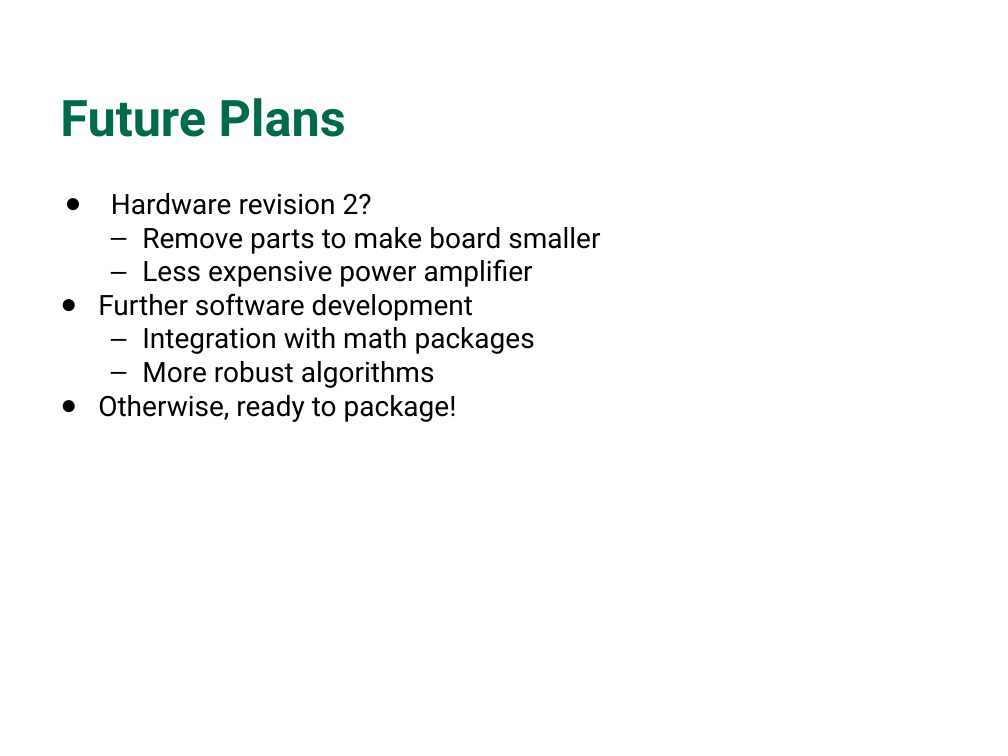
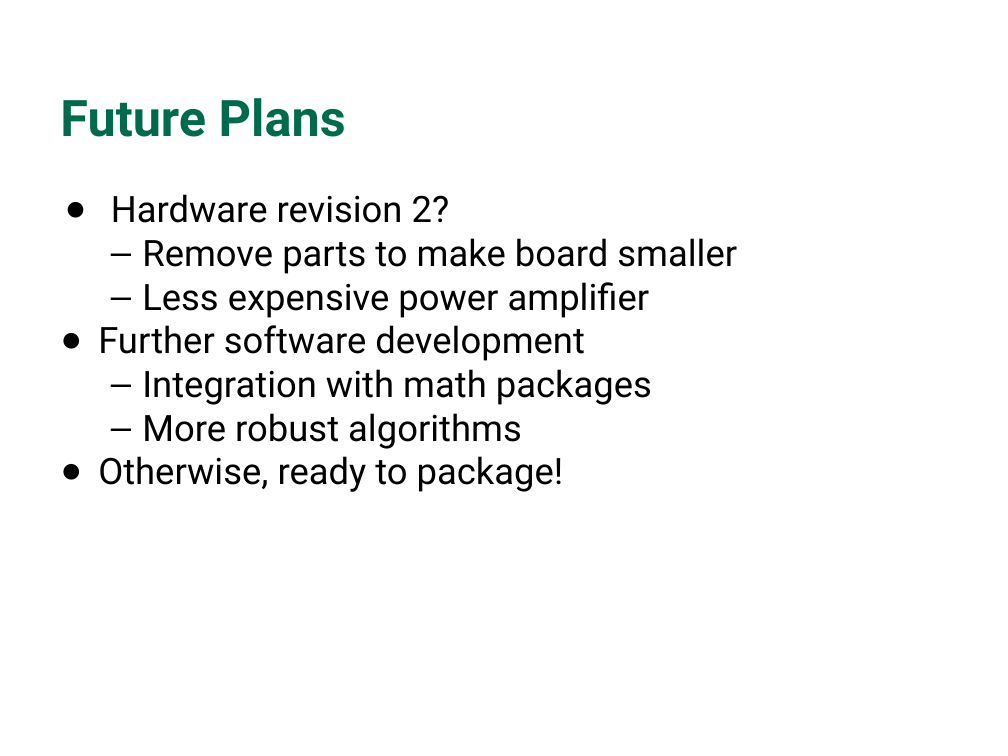
Before and after one commit to WCP52/docs, a slide deck: slide 19 of official/pres/Presentation.odp. Drawn at 1008x756 pixels with LibreOffice and Linux fonts; fonts in the diff are those of the drawing; background and template pictures are left out. Boxes give left, top, right and bottom in pixels: in the first picture for what was removed or moved away, otherwise in the second. Text is boxed around its words. In the diff, an @@ line names an element or a change of style, - is before the commit and + after.

```diff
--- a/official/pres/Presentation.odp
+++ b/official/pres/Presentation.odp
@@ text "Hardware revision 2?" at (98, 194, 737, 492): size 20 to 26 pt @@
```
Also in this commit, not shown: 6 other slides changed.
